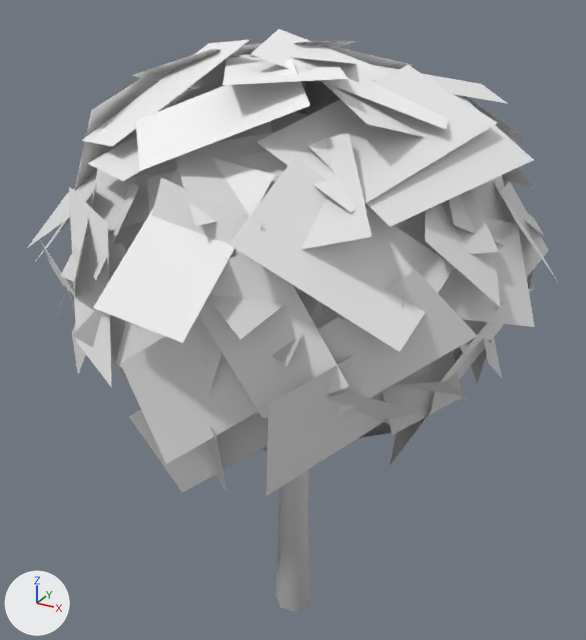
Two versions of the glTF model baked/veg/tree.glb, one commit apart.
Rendered twice from a 50 mm lens placed at (5.05, -9.21, 9.34), pointed at (-0.12, 0.19, 4.64). Arrows for +X, +Y and +Z are at lower left; the lights stay in place. The older version comes first. Vertices at exactly the same position are counted once.

Before the edit, the objects in view are built like this:
```python
me_treebark = bpy.data.meshes.new('treeBark')
me_treebark.from_pydata(...)  # 118 vertices, 162 faces; spans x -2.24..2.25, y -2.27..2.23, z -0.3..7.26
me_treebark.materials.append(mat_defaultmaterial)
me_treeleaf = bpy.data.meshes.new('treeLeaf')
me_treeleaf.from_pydata(...)  # 600 vertices, 300 faces; spans x -3.66..3.53, y -3.52..3.46, z 2.73..8.61
me_treeleaf.materials.append(mat_defaultmaterial_001)
ob_treebark = bpy.data.objects.new('treeBark', me_treebark)
ob_treebark.location = (0.0, 0.0, 0.0)
ob_treeleaf = bpy.data.objects.new('treeLeaf', me_treeleaf)
ob_treeleaf.location = (0.0, 0.0, 0.0)
```
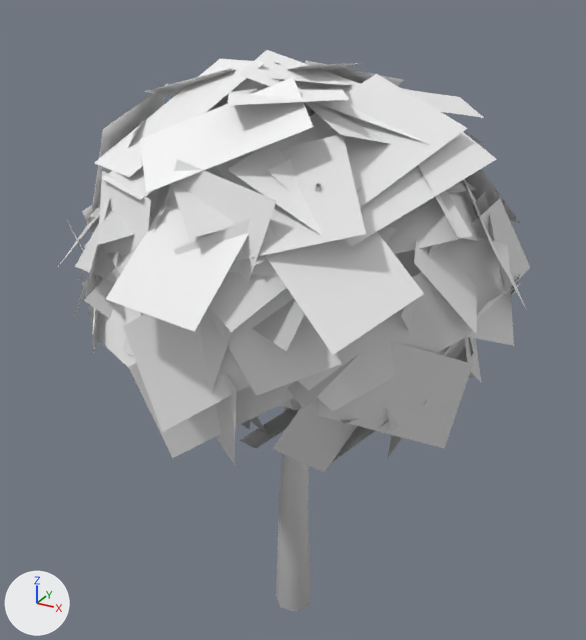
Changed parts and their boxes [x1, y1, x2, y2] in the pictures (586 x 640 px; the box of a moved part takes in the faces that stretch with it):
'treeLeaf', reshaped (11% narrower, 10% shorter)
    before: [27, 29, 557, 496]
    after: [58, 50, 530, 472]
part 1 of me_treeleaf, moved or reshaped (not visible before)
    after: [273, 78, 350, 85]
part 2 of me_treeleaf, moved or reshaped
    before: [27, 29, 557, 496]
    after: [58, 50, 530, 472]

The edits, one by one:
me_treeleaf is used by ob_treeleaf; location (0.0, 0.0, 0.0).
me_treeleaf had 600 vertices, 300 faces and spanned x -3.66..3.53, y -3.52..3.46, z 2.73..8.61.
me_treeleaf now has 600 vertices, 300 faces and spans x -3.4..3.23, y -3.32..3.19, z 2.95..8.36.
me_treeleaf part 1: the loose piece of 4 vertices spanning x -0.4..1.05, y -0.91..1.01, z 8.11..8.39 is moved by (-0.06, -0.01, -0.25).
me_treeleaf part 2: 592 of 600 vertices moved; they spanned x -3.66..3.53, y -3.52..3.46, z 2.73..8.61 and now span x -3.4..3.23, y -3.32..3.19, z 2.95..8.36; mean shift (0.0, 0.0, 0.0); largest move (1.33, -2.97, 5.21) -> (2.58, -0.85, 3.88).
Other edits to the shape of me_treeleaf do not show in these pictures.
